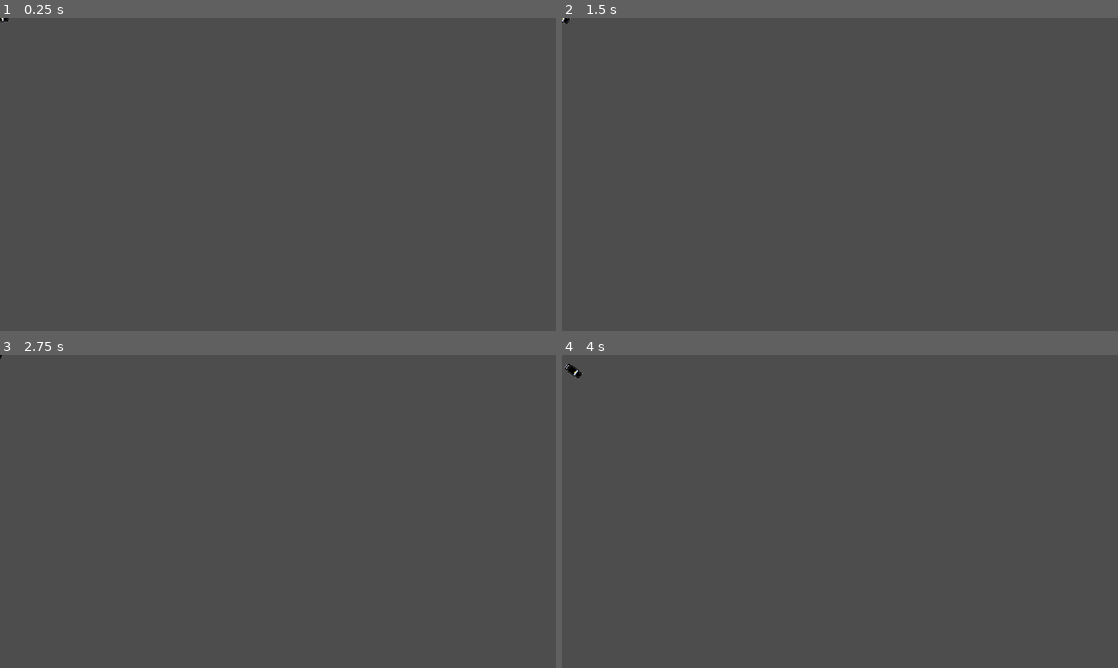
Above: before the commit, frames 1-4 (two rows, left to right).
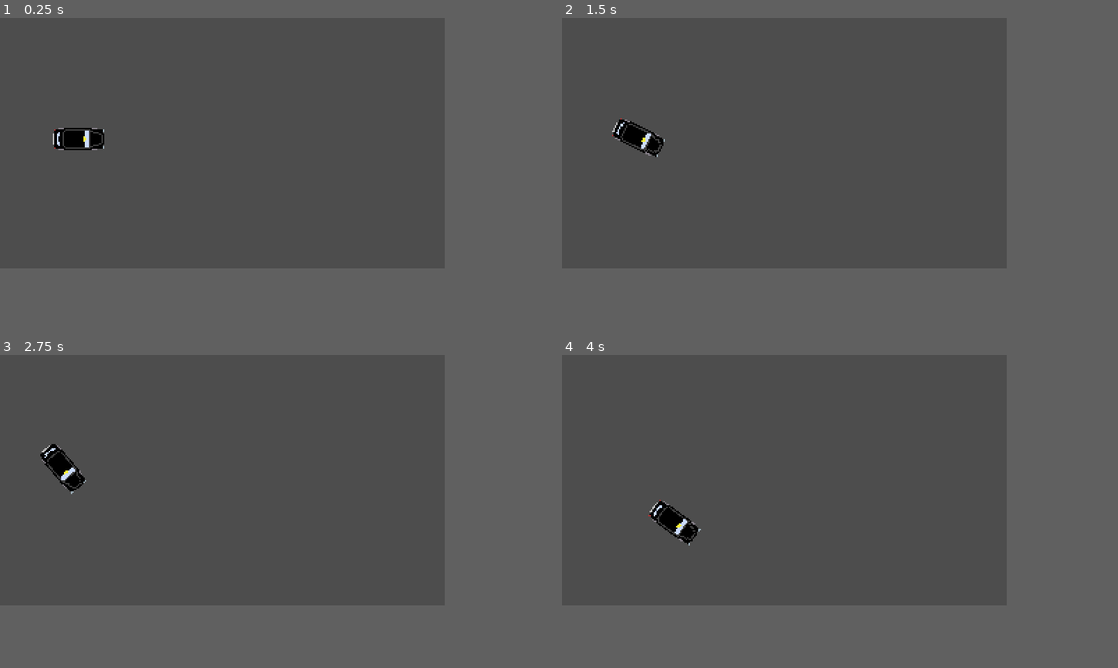
Above: after the commit, the same moments.

Repository: Samwalton9/HackneyCarriage
Game: Godot game, scene res://Map/map.tscn
The game is run twice, just before and just after one commit, with the same random seed, the same clock (stepped at 60 frames per second) and the same inputs. Before the commit the project starts from res://Taxi/taxi.tscn.
Inputs:
- Up to frame 1 (0.25 s): no input
- Up to frame 2 (1.5 s): tap Enter at 0.5 s; hold Right (ui_right) 0.53-1.28 s; hold Down (ui_down) from 1.28 s (still down)
- Up to frame 3 (2.75 s): release Down (ui_down) at 2.03 s; hold Right (ui_right) from 2.03 s (still down)
- Up to frame 4 (4 s): release Right (ui_right) at 2.78 s; hold Up (ui_up) 2.78-3.53 s; hold Left (ui_left) from 3.53 s (still down)
In our replay, the window is 800x450 before the commit and 640x360 after it. These sizes can differ from the game's own. Grey fills any space a smaller window leaves; there, only what the larger window draws over its background counts as a difference.

The runs differ from the first frame. In frame 1, 0.6% of the frame differs, in the area x 0-19%, y 0-43%; in frame 2, 0.6%; in frame 3, 0.5%; in frame 4, 0.6%, in the area x 0-25%, y 2-61%.

Commit message:
Map scene + correct resolution

Diff:
--- /dev/null
+++ b/Map/map.tscn
@@ -0,0 +1,8 @@
+[gd_scene load_steps=2 format=3 uid="uid://cw6v8vicgu6ns"]
+
+[ext_resource type="PackedScene" uid="uid://c3132fopxkjok" path="res://Taxi/taxi.tscn" id="1_krncb"]
+
+[node name="Map" type="Node2D"]
+
+[node name="Taxi" parent="." instance=ExtResource("1_krncb")]
+position = Vector2(57, 87)
--- a/Taxi/DebugSpeedLabel.gd
+++ b/Taxi/DebugSpeedLabel.gd
@@ -2,5 +2,5 @@
 
 var velocity = 0.0
 
-func _process(delta):
+func _process(_delta):
 	text = str(snapped(velocity.length(),0.01))
--- a/Taxi/taxi.gd
+++ b/Taxi/taxi.gd
@@ -9,7 +9,7 @@
 var current_speed : float = 0.0
 var current_reverse_speed : float  = 0.0
 
-func _physics_process(delta):
+func _physics_process(_delta):
 	var up_down = Input.get_action_strength("ui_up") - Input.get_action_strength("ui_down")
 	var left_right = Input.get_action_strength("ui_right") - Input.get_action_strength("ui_left")
 
--- a/project.godot
+++ b/project.godot
@@ -11,12 +11,16 @@
 [application]
 
 config/name="HackneyCarriage"
-run/main_scene="res://Taxi/taxi.tscn"
+run/main_scene="res://Map/map.tscn"
 config/features=PackedStringArray("4.2", "Forward Plus")
 config/icon="res://icon.svg"
 
 [display]
 
+window/size/viewport_width=320
+window/size/viewport_height=180
+window/size/window_width_override=1280
+window/size/window_height_override=720
 window/stretch/mode="viewport"
 
 [rendering]
